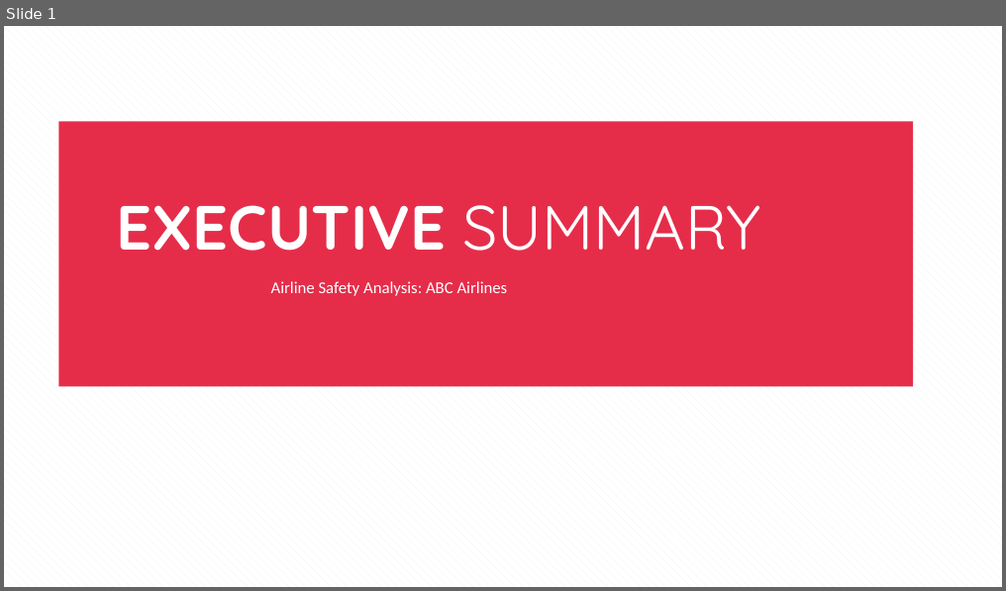
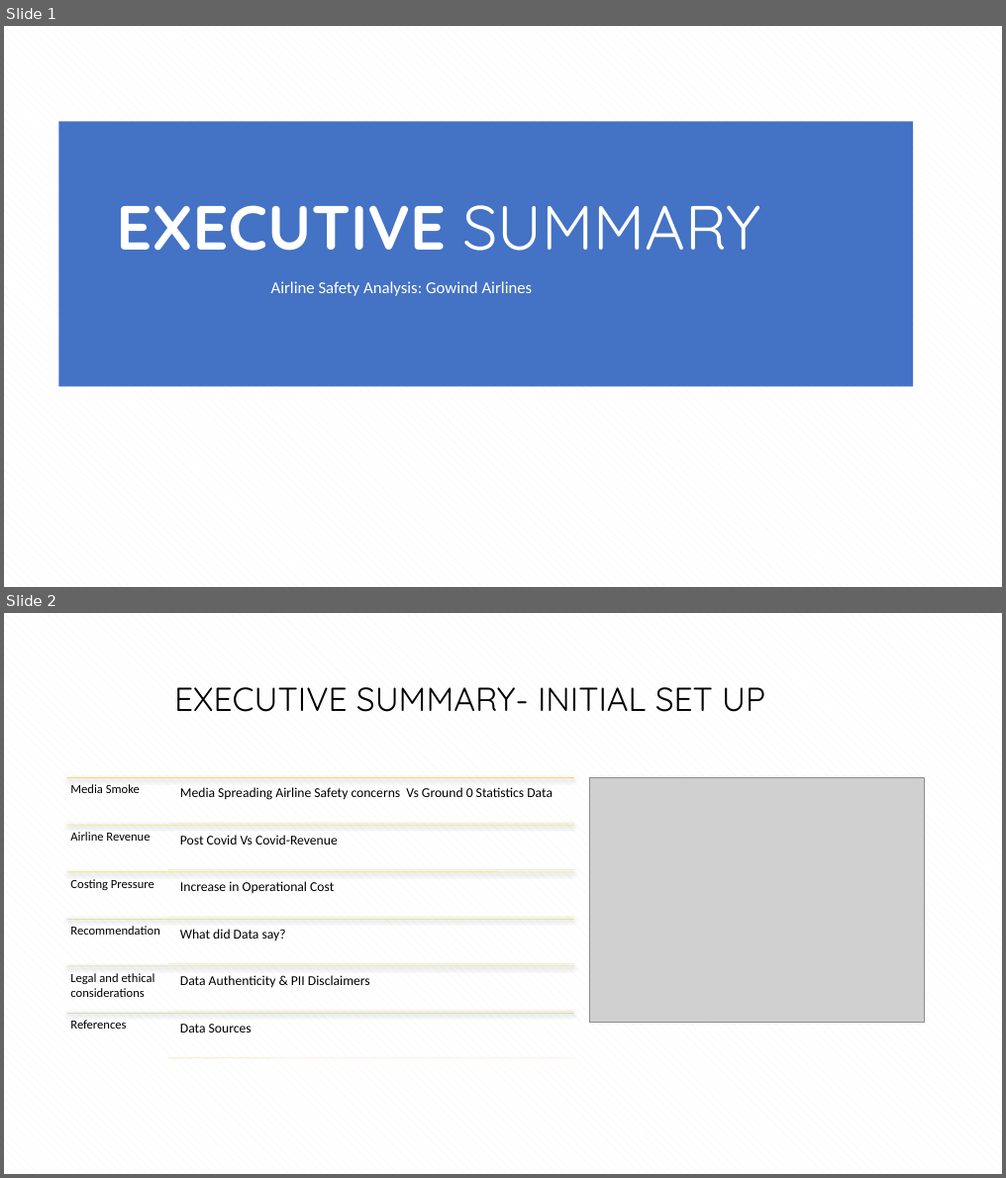
Before and after one commit to suprajarapuru/Data-Visulization-Story-Telling, a slide deck: Term Project/RapuruSupraja_Executive Summary_Airline_Safety.pptx. Shown one above the other, each under a label of ours: slide 1 before the commit, slides 1 and 2 after it. The pictures are 1006x591 and 1006x1178 pixels, drawn with LibreOffice and Linux fonts; fonts in the diff are those of the drawing; grey boxes stand for pictures. Boxes give left, top, right and bottom in pixels: in the first picture for what was removed or moved away, otherwise in the second. Text is boxed around its words. In the diff, an @@ line names an element or a change of style, - is before the commit and + after.

```diff
--- a/Term Project/RapuruSupraja_Executive Summary_Airline_Safety.pptx
+++ b/Term Project/RapuruSupraja_Executive Summary_Airline_Safety.pptx
@@ slide 2 added at [4,613,1002,1174], background pattern #F2F2F2 on #FFFFFF @@
@@ text added at [174,687,765,712], 32 pt, text #000000 @@
+EXECUTIVE SUMMARY- INITIAL SET UP
@@ picture added at [590,777,925,1023] @@
@@ group added at [67,777,574,1059]: 12 lines, 12 texts @@
+Media Smoke
+Media Spreading Airline Safety concerns Vs Ground 0 Statistics Data
+Airline Revenue
+Post Covid Vs Covid-Revenue
+Costing Pressure
+Increase in Operational Cost
+Recommendation
+What did Data say?
+Legal and ethical considerations
+Data Authenticity & PII Disclaimers
+References
+Data Sources
@@ slide 1 changed as well @@
@@ rectangle at [58,122,913,386]: fill #E31737 at 90% opacity to #4472C4 @@
@@ text at [271,281,533,296]: text changed @@
-Airline Safety Analysis: ABC Airlines
+Airline Safety Analysis: Gowind Airlines
```
Also in this commit, not shown: 8 other slides added, 5 slides removed, 1 other file.
